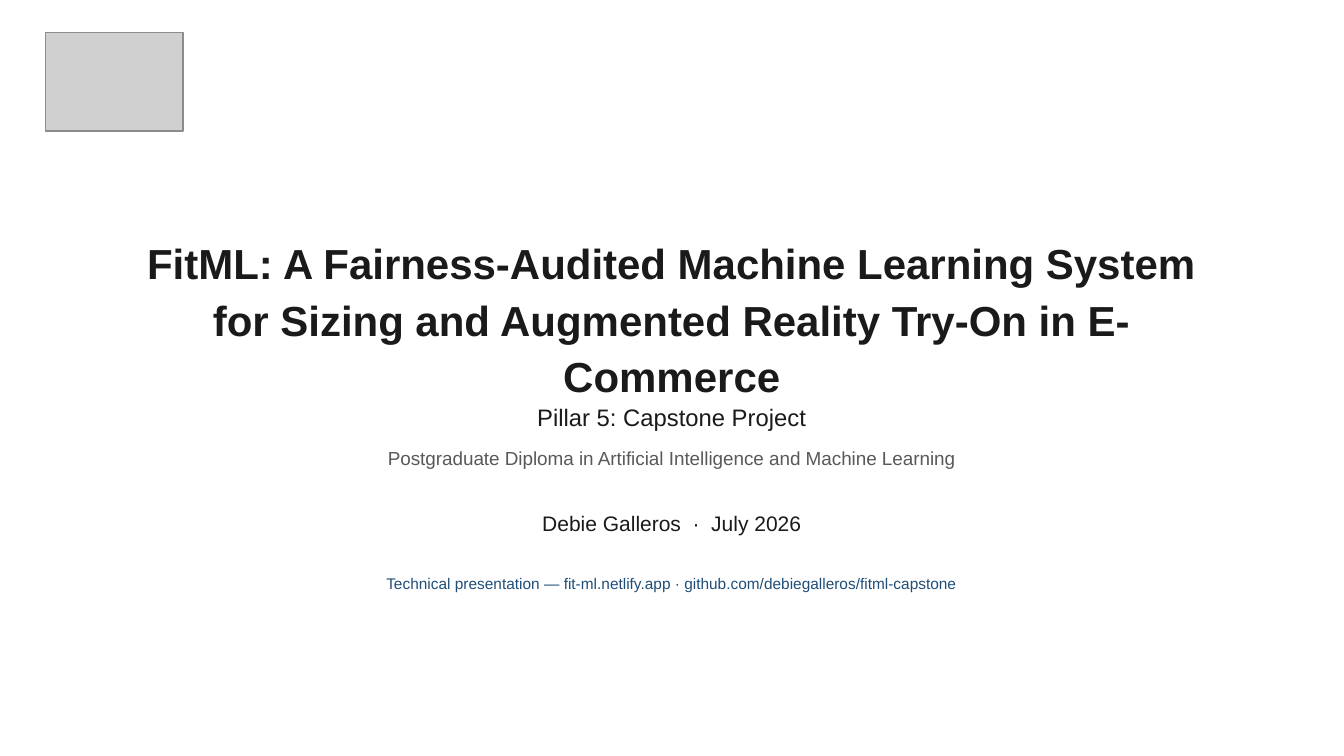
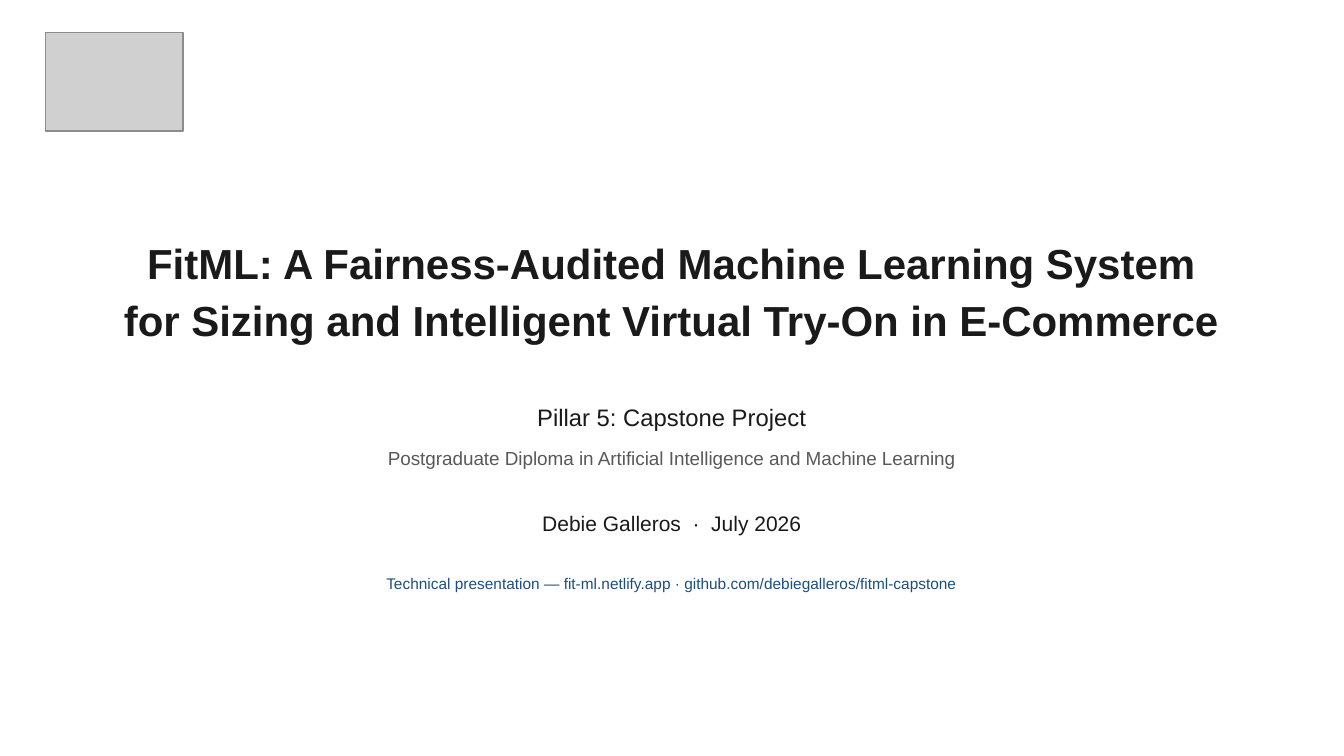
Before and after one commit to debiegalleros/fitml-capstone, a slide deck: slide 1 of submission/Debie_Galleros_Pillar5_CapstoneProject_TechnicalDeck.pptx. Drawn at 1344x756 pixels with LibreOffice and Linux fonts; fonts in the diff are those of the drawing; grey boxes stand for pictures. Boxes give left, top, right and bottom in pixels: in the first picture for what was removed or moved away, otherwise in the second. Text is boxed around its words. In the diff, an @@ line names an element or a change of style, - is before the commit and + after.

```diff
--- a/submission/Debie_Galleros_Pillar5_CapstoneProject_TechnicalDeck.pptx
+++ b/submission/Debie_Galleros_Pillar5_CapstoneProject_TechnicalDeck.pptx
@@ text at box(124, 248, 1218, 344): text changed @@
-FitML: A Fairness-Audited Machine Learning System for Sizing and Augmented Reality Try-On in E-Commerce
+FitML: A Fairness-Audited Machine Learning System for Sizing and Intelligent Virtual Try-On in E-Commerce
```
Also in this commit, not shown: 3 other slides changed, 6 other files.
